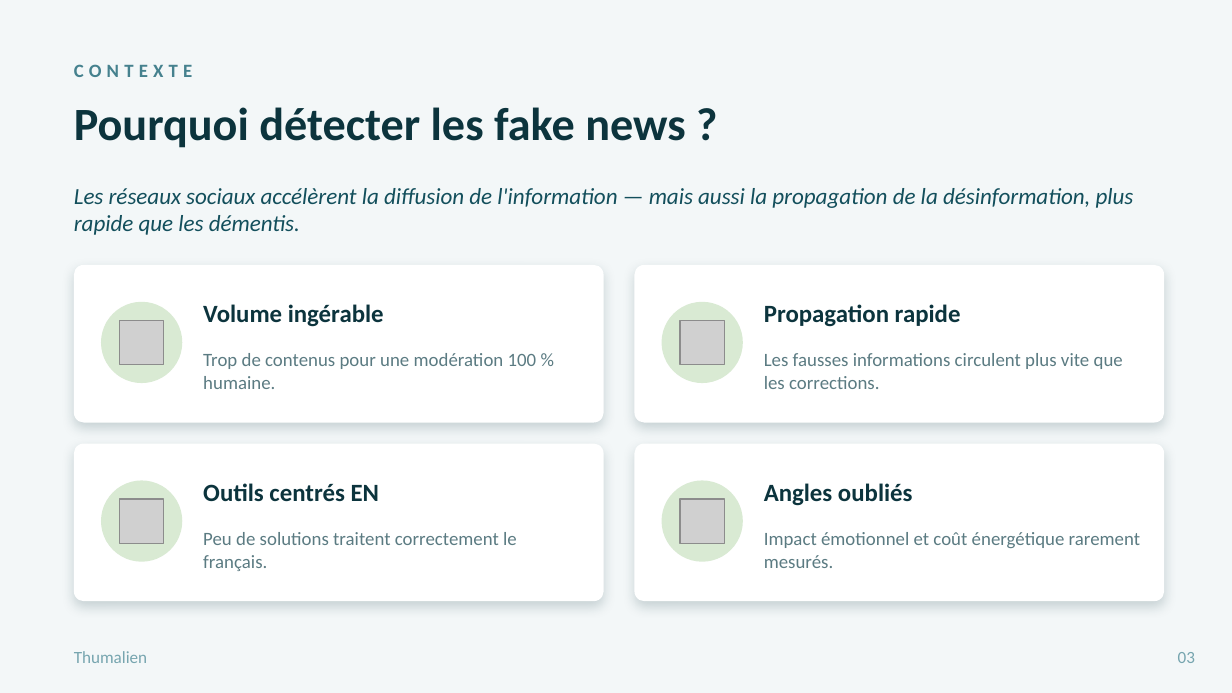
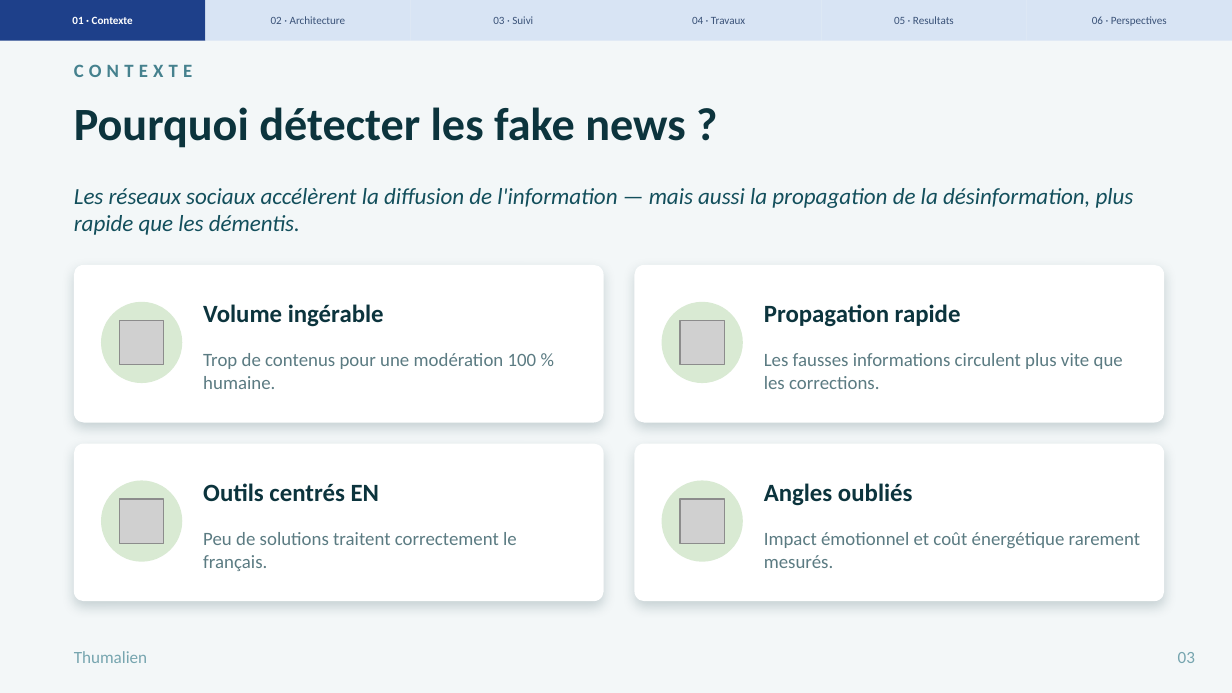
Before and after one commit to Atixu/Projet_Etude_M1_SDV, a slide deck: slide 3 of Thumalien_Soutenance_GreenIT.pptx. Drawn at 1232x693 pixels with LibreOffice and Linux fonts; fonts in the diff are those of the drawing; grey boxes stand for pictures. Boxes give left, top, right and bottom in pixels: in the first picture for what was removed or moved away, otherwise in the second. Text is boxed around its words. In the diff, an @@ line names an element or a change of style, - is before the commit and + after.

```diff
--- a/Thumalien_Soutenance_GreenIT.pptx
+++ b/Thumalien_Soutenance_GreenIT.pptx
@@ rectangle added at [0, 0, 206, 41], fill #1E408A, 6.5 pt, text #FFFFFF, bold @@
+01 · Contexte
@@ rectangle added at [206, 0, 411, 41], fill #D8E4F4, 6.5 pt, text #3A5278 @@
+02 · Architecture
@@ rectangle added at [410, 0, 616, 41], fill #D8E4F4, 6.5 pt, text #3A5278 @@
+03 · Suivi
@@ rectangle added at [616, 0, 822, 41], fill #D8E4F4, 6.5 pt, text #3A5278 @@
+04 · Travaux
@@ rectangle added at [822, 0, 1027, 41], fill #D8E4F4, 6.5 pt, text #3A5278 @@
+05 · Resultats
@@ rectangle added at [1026, 0, 1232, 41], fill #D8E4F4, 6.5 pt, text #3A5278 @@
+06 · Perspectives
```
Also in this commit, not shown: 14 other slides changed.
